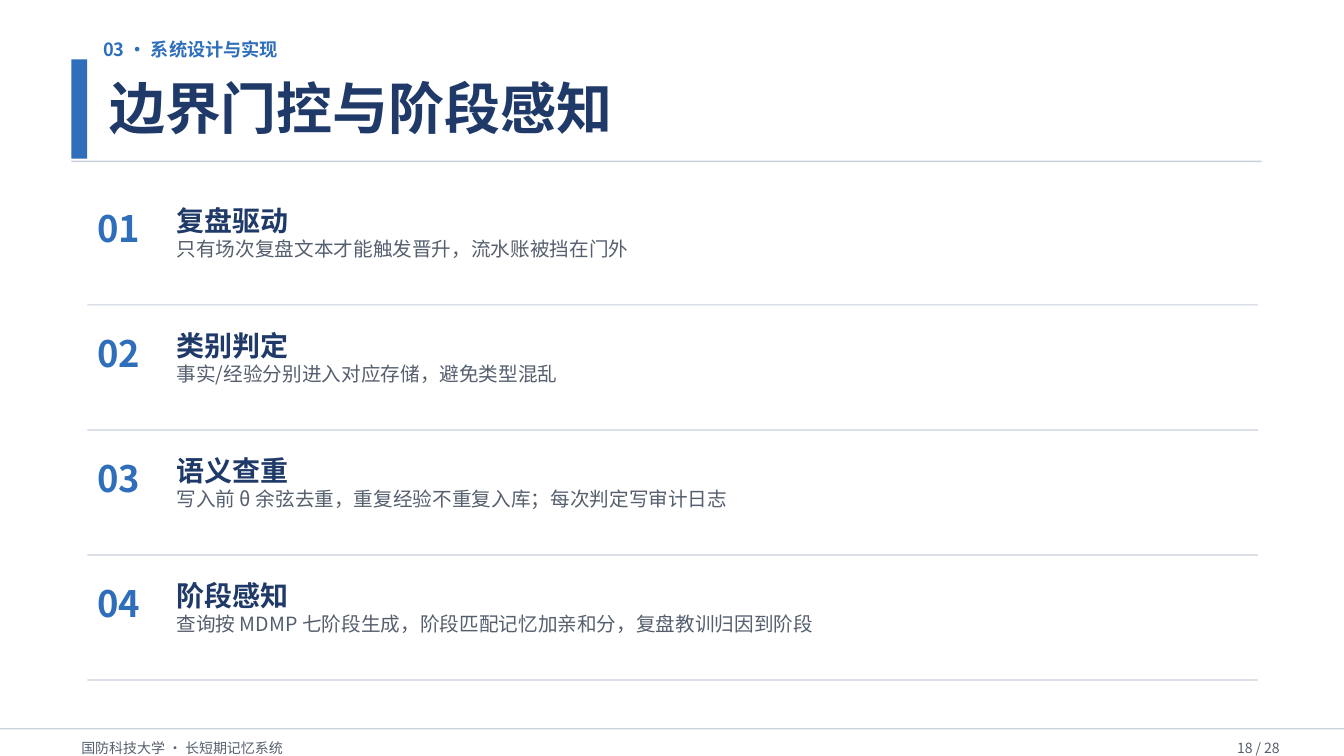
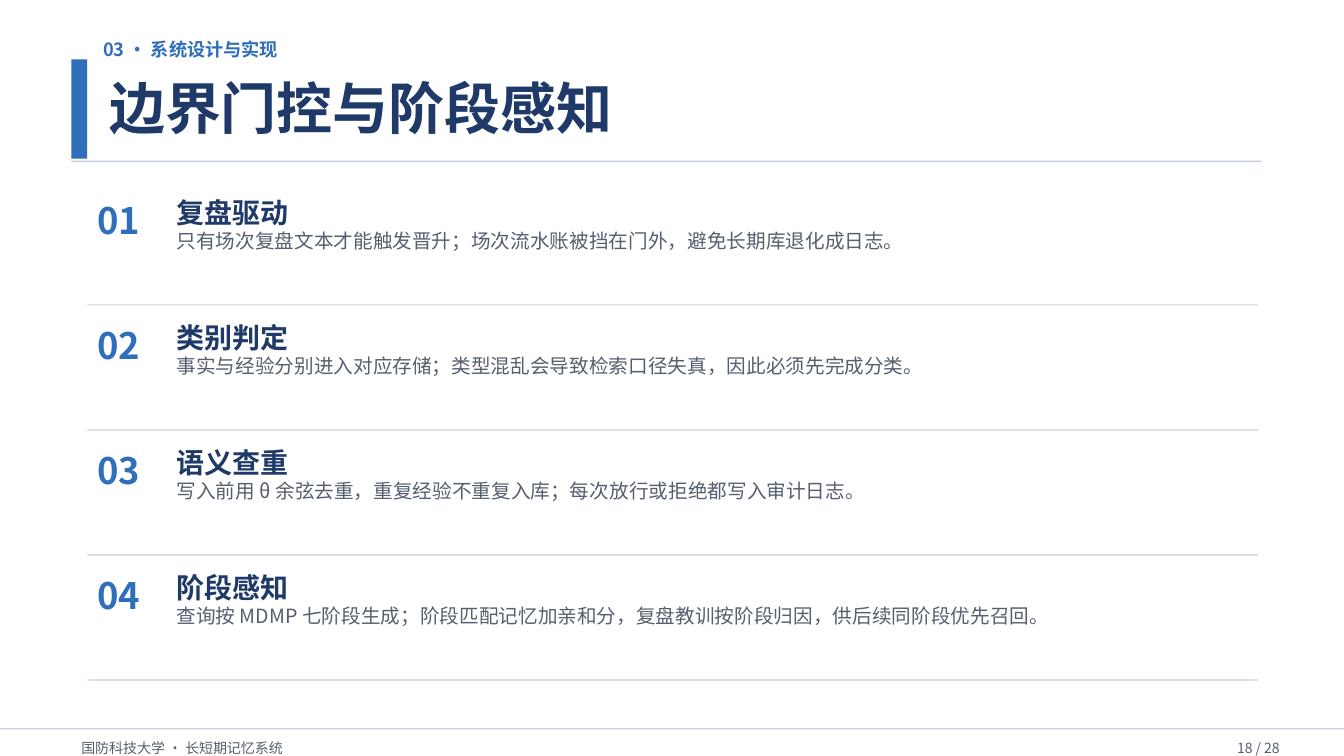
Before and after one commit to Outer-nebula-observer/yz-03, a slide deck: slide 18 of 汇报PPT/最终汇报成果.pptx. Drawn at 1344x756 pixels with LibreOffice and Linux fonts; fonts in the diff are those of the drawing. Boxes give left, top, right and bottom in pixels: in the first picture for what was removed or moved away, otherwise in the second. Text is boxed around its words. In the diff, an @@ line names an element or a change of style, - is before the commit and + after.

```diff
--- a/汇报PPT/最终汇报成果.pptx
+++ b/汇报PPT/最终汇报成果.pptx
@@ text at bbox=[177, 231, 904, 251]: text changed @@
-只有场次复盘文本才能触发晋升，流水账被挡在门外
+只有场次复盘文本才能触发晋升；场次流水账被挡在门外，避免长期库退化成日志。
@@ 8 texts: place and size @@
-8 texts at bbox=[97, 207, 289, 618]
+8 texts at bbox=[97, 199, 289, 610]
@@ text at bbox=[177, 356, 924, 376]: text changed @@
-事实/经验分别进入对应存储，避免类型混乱
+事实与经验分别进入对应存储；类型混乱会导致检索口径失真，因此必须先完成分类。
@@ text at bbox=[177, 481, 864, 501]: text changed @@
-写入前 θ 余弦去重，重复经验不重复入库；每次判定写审计日志
+写入前用 θ 余弦去重，重复经验不重复入库；每次放行或拒绝都写入审计日志。
@@ text at bbox=[177, 606, 1049, 626]: text changed @@
-查询按 MDMP 七阶段生成，阶段匹配记忆加亲和分，复盘教训归因到阶段
+查询按 MDMP 七阶段生成；阶段匹配记忆加亲和分，复盘教训按阶段归因，供后续同阶段优先召回。
```
Also in this commit, not shown: 7 other slides changed.
